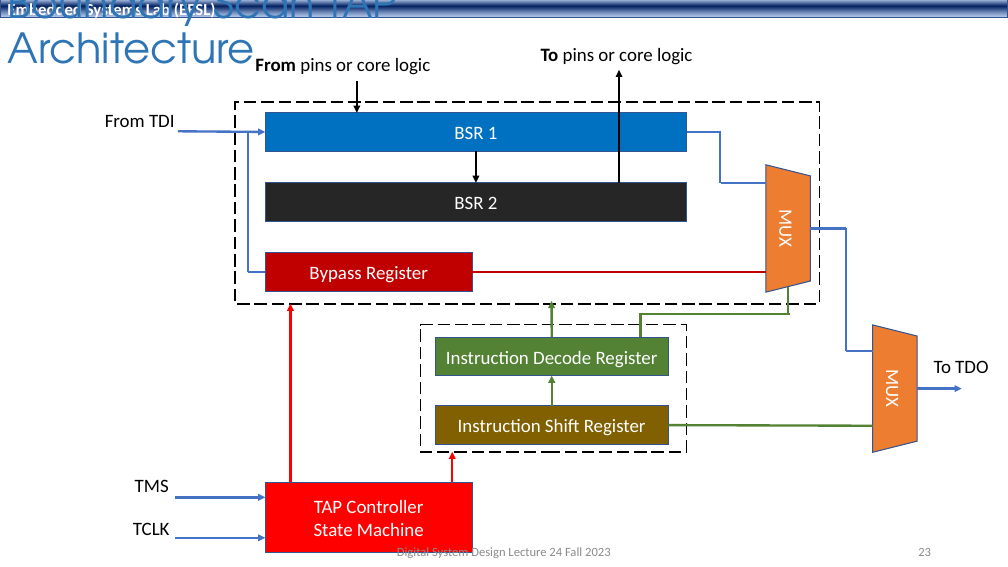
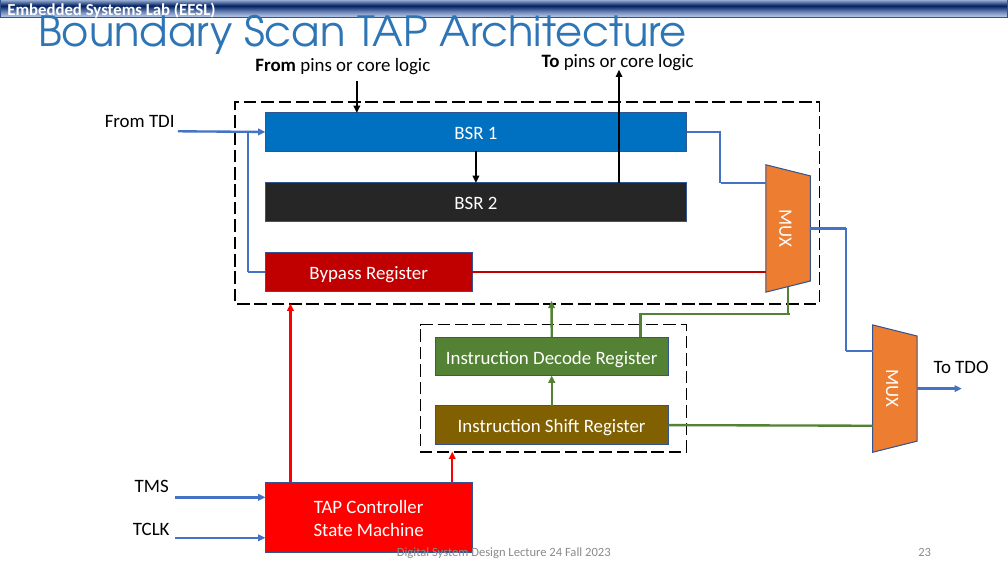
Before and after one commit to shahidmasud/shahidmasud.github.io, a slide deck: slide 23 of DSD_Lec24_Fall2023.ppsx. Drawn at 1008x567 pixels with LibreOffice and Linux fonts; fonts in the diff are those of the drawing; background and template pictures are left out. Boxes give left, top, right and bottom in pixels: in the first picture for what was removed or moved away, otherwise in the second. Text is boxed around its words. In the diff, an @@ line names an element or a change of style, - is before the commit and + after.

```diff
--- a/DSD_Lec24_Fall2023.ppsx
+++ b/DSD_Lec24_Fall2023.ppsx
@@ title "Boundary Scan TAP Architecture" rewrapped from (x1=8, y1=0, x2=398, y2=64) to (x1=38, y1=3, x2=687, y2=65) @@
@@ text "To pins or core logic" moved from (x1=541, y1=48, x2=692, y2=65) to (x1=542, y1=54, x2=693, y2=71) @@
```
Also in this commit, not shown: 5 other slides changed, 2 slides added, 1 other file.
